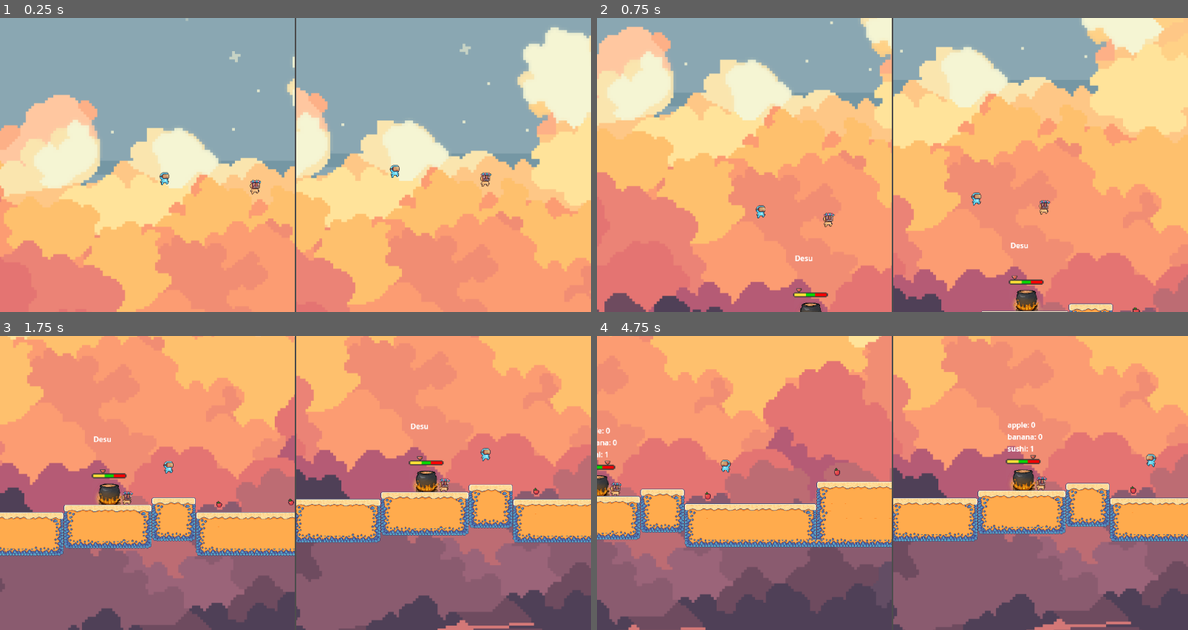
Above: before the commit, frames 1-4 (two rows, left to right).
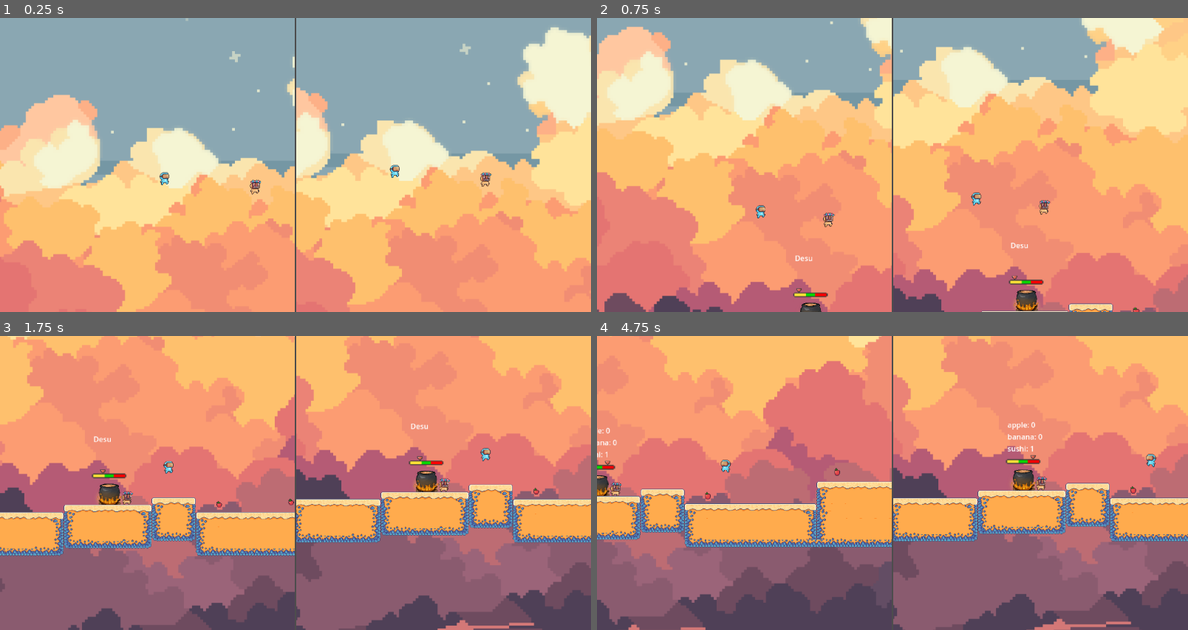
Above: after the commit, the same moments.

Repository: lakeside-tsa/pacific-potluck
Game: Godot game, scene res://scenes/splitscreen.tscn
Same seed, same stepped clock (60 frames per second), same inputs: the game is played once before the commit and once after it.
Inputs:
- Up to frame 1 (0.25 s): no input
- Up to frame 2 (0.75 s): hold D (p1_right) from 0.53 s (still down)
- Up to frame 3 (1.75 s): keep holding D (p1_right); tap W (p1_up) at 0.77, 1.52 s
- Up to frame 4 (4.75 s): release D (p1_right) at 2.03 s; hold A (p1_left) 2.03-2.78 s; hold D (p1_right) 2.78-4.28 s; tap W (p1_up) at 3.02, 3.77, 4.52 s; hold A (p1_left) from 4.28 s (still down)

Frame 1 is identical in both runs. In frame 2, less than 0.1% of the frame differs, in the area x 33-92%, y 76-100%; in frame 3, less than 0.1%; in frame 4, 0.2%, in the area x 0-92%, y 29-72%.

Commit message:
fix: rename subviewports (1 and 2)

Diff:
--- a/scenes/splitscreen.tscn
+++ b/scenes/splitscreen.tscn
@@ -27,12 +27,12 @@
 size_flags_horizontal = 3
 stretch = true
 
-[node name="SubViewport" type="SubViewport" parent="CanvasLayer/HBoxContainer/SubViewportContainer1"]
+[node name="SubViewport1" type="SubViewport" parent="CanvasLayer/HBoxContainer/SubViewportContainer1"]
 handle_input_locally = false
 size = Vector2i(900, 900)
 render_target_update_mode = 4
 
-[node name="Camera1" type="Camera2D" parent="CanvasLayer/HBoxContainer/SubViewportContainer1/SubViewport"]
+[node name="Camera1" type="Camera2D" parent="CanvasLayer/HBoxContainer/SubViewportContainer1/SubViewport1"]
 zoom = Vector2(1.4, 1.4)
 limit_smoothed = true
 position_smoothing_enabled = true
@@ -44,12 +44,12 @@
 size_flags_vertical = 3
 stretch = true
 
-[node name="SubViewport" type="SubViewport" parent="CanvasLayer/HBoxContainer/SubViewportContainer2"]
+[node name="SubViewport2" type="SubViewport" parent="CanvasLayer/HBoxContainer/SubViewportContainer2"]
 handle_input_locally = false
 size = Vector2i(900, 900)
 render_target_update_mode = 4
 
-[node name="Camera2" type="Camera2D" parent="CanvasLayer/HBoxContainer/SubViewportContainer2/SubViewport"]
+[node name="Camera2" type="Camera2D" parent="CanvasLayer/HBoxContainer/SubViewportContainer2/SubViewport2"]
 zoom = Vector2(1.4, 1.4)
 limit_smoothed = true
 position_smoothing_enabled = true
--- a/scripts/splitscreen.gd
+++ b/scripts/splitscreen.gd
@@ -4,9 +4,10 @@
 var player1: Node
 var player2: Node
 
+@onready var viewport1 = $CanvasLayer/HBoxContainer/SubViewportContainer1/SubViewport1
+@onready var viewport2 = $CanvasLayer/HBoxContainer/SubViewportContainer2/SubViewport2
+
 func _ready():
-	var viewport1 = $CanvasLayer/HBoxContainer/SubViewportContainer1/SubViewport
-	var viewport2 = $CanvasLayer/HBoxContainer/SubViewportContainer2/SubViewport
 
 	viewport2.world_2d = viewport1.world_2d
 
@@ -19,24 +20,23 @@
 
 	game_manager.connect("level_loaded", Callable(self, "_on_level_loaded"))
 	game_manager.load_level(1)
-	print("Viewport1 size: ", $CanvasLayer/HBoxContainer/SubViewportContainer1/SubViewport.size)
-	print("Viewport2 size: ", $CanvasLayer/HBoxContainer/SubViewportContainer2/SubViewport.size)
+	print("Viewport1 size: ", viewport1.size)
+	print("Viewport2 size: ", viewport2.size)
 	print("ready done")
 
 func _on_level_loaded(level: Node, spawn_point1: Vector2, spawn_point2: Vector2):
-	var viewport1 = $CanvasLayer/HBoxContainer/SubViewportContainer1/SubViewport
-	var viewport2 = $CanvasLayer/HBoxContainer/SubViewportContainer2/SubViewport
+
 	print("on_level_loaded started")
 
-
-	# Remove previous level if exists
+	# Remove previous level if it exists
 	if current_level:
 		current_level.queue_free()
 
 	current_level = level
 	viewport1.add_child(current_level)
-	var level_clone = current_level.duplicate()
-	viewport2.add_child(level_clone)
+	# 問題
+	#var level_clone = current_level.duplicate()
+	#viewport2.add_child(level_clone)
 
 	# Instance and add players
 	player1 = preload("res://scenes/player1_oscar.tscn").instantiate()
@@ -56,6 +56,4 @@
 
 func _on_window_resized():
 	var window_size = get_viewport().size
-	var viewport1 = $CanvasLayer/HBoxContainer/SubViewportContainer1/SubViewport
-	var viewport2 = $CanvasLayer/HBoxContainer/SubViewportContainer2/SubViewport
 	print("Viewport sizes updated: ", viewport1.size)
